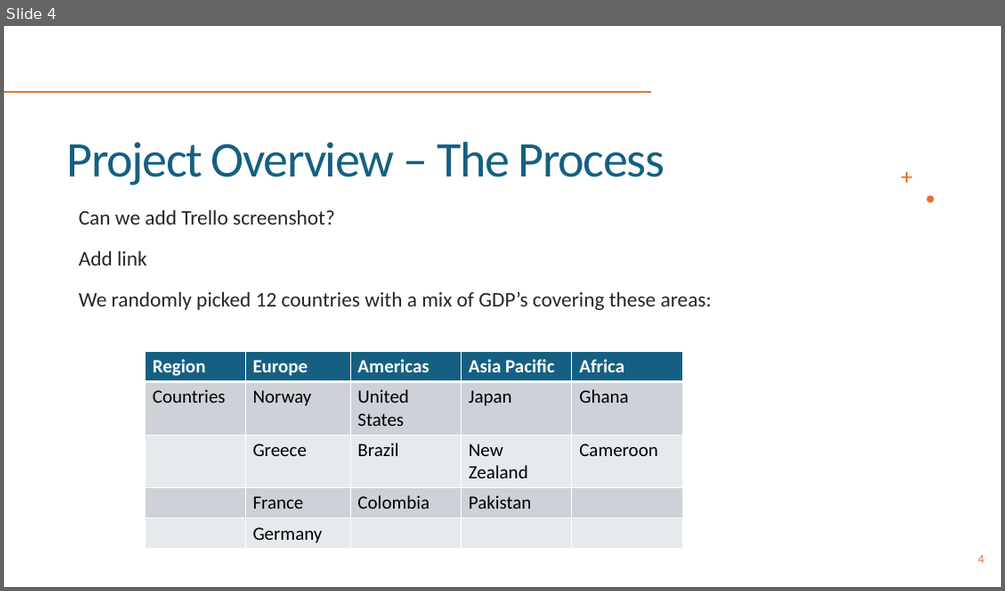
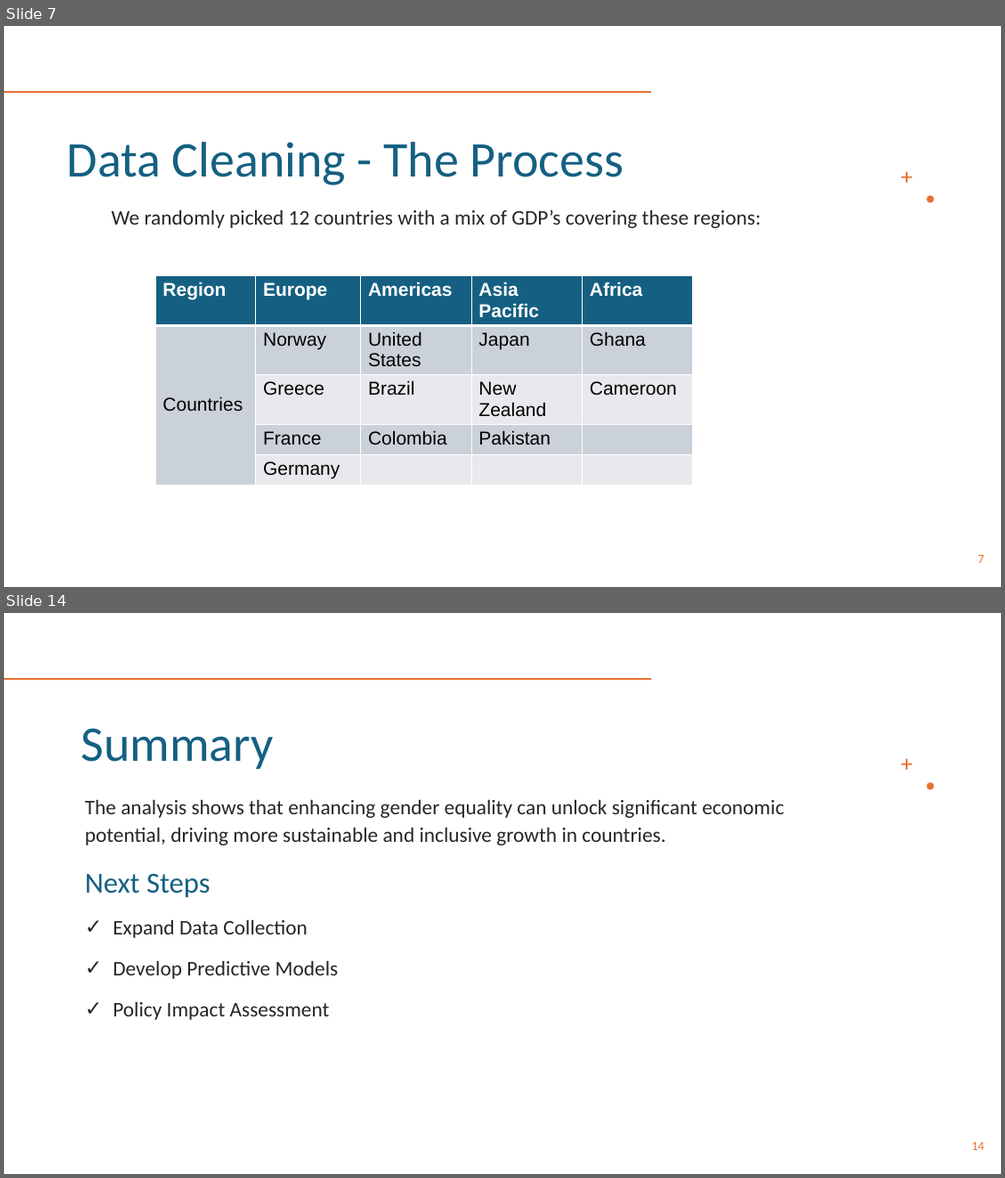
Before and after one commit to PaolaGaray/FirstProject, a slide deck: slides/Team 1_Week3.pptx. Shown one above the other, each under a label of ours: slide 4 before the commit, slides 7 and 14 after it; the slides between them are not shown. The pictures are 1005x591 and 1005x1178 pixels, drawn with LibreOffice and Linux fonts; fonts in the diff are those of the drawing. Boxes give left, top, right and bottom in pixels: in the first picture for what was removed or moved away, otherwise in the second. Text is boxed around its words. In the diff, an @@ line names an element or a change of style, - is before the commit and + after.

```diff
--- a/slides/Team 1_Week3.pptx
+++ b/slides/Team 1_Week3.pptx
@@ slide 14 added at box(4, 613, 1001, 1174), background #FFFFFF; not listed: 3 template elements that a slide beside it also shows @@
@@ title added at box(81, 728, 274, 769), 48 pt, text #156082 @@
+Summary
@@ text added at box(85, 799, 784, 1020), 20 pt, text #262626 @@
+The analysis shows that enhancing gender equality can unlock significant economic potential, driving more sustainable and inclusive growth in countries.
+Next Steps
+✓ Expand Data Collection
+✓ Develop Predictive Models
+✓ Policy Impact Assessment
@@ page number added at box(971, 1142, 984, 1150), 12 pt, text #E97132 @@
+14
@@ what was slide 4 is now slide 7 @@
@@ slide 7 changed as well @@
@@ title at box(67, 142, 623, 185): text changed @@
-Project Overview – The Process
+Data Cleaning - The Process
@@ text at box(112, 209, 760, 228): text changed @@
-Can we add Trello screenshot?
-Add link
-We randomly picked 12 countries with a mix of GDP’s covering these areas:
+We randomly picked 12 countries with a mix of GDP’s covering these regions:
@@ table at box(155, 276, 692, 482) @@
@@ fill #CCD2D8 to #CAD1D8 in 9 cells @@
@@ fill #E8EAED to #E7E9EC in 8 cells @@
@@ font Calibri to Arial @@
@@ table: place and size @@
-table at box(146, 351, 682, 548)
+table at box(155, 276, 692, 482)
@@ page number at box(978, 555, 984, 563): text changed @@
-4
+7
```
Also in this commit, not shown: 5 other slides changed, 9 other slides added, 12 slides removed, 2 other files.
